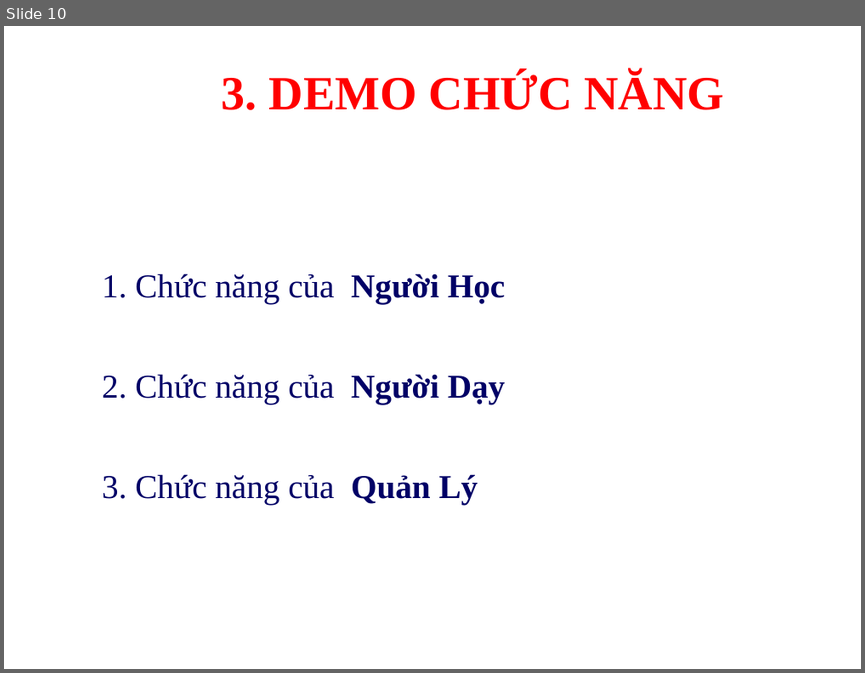
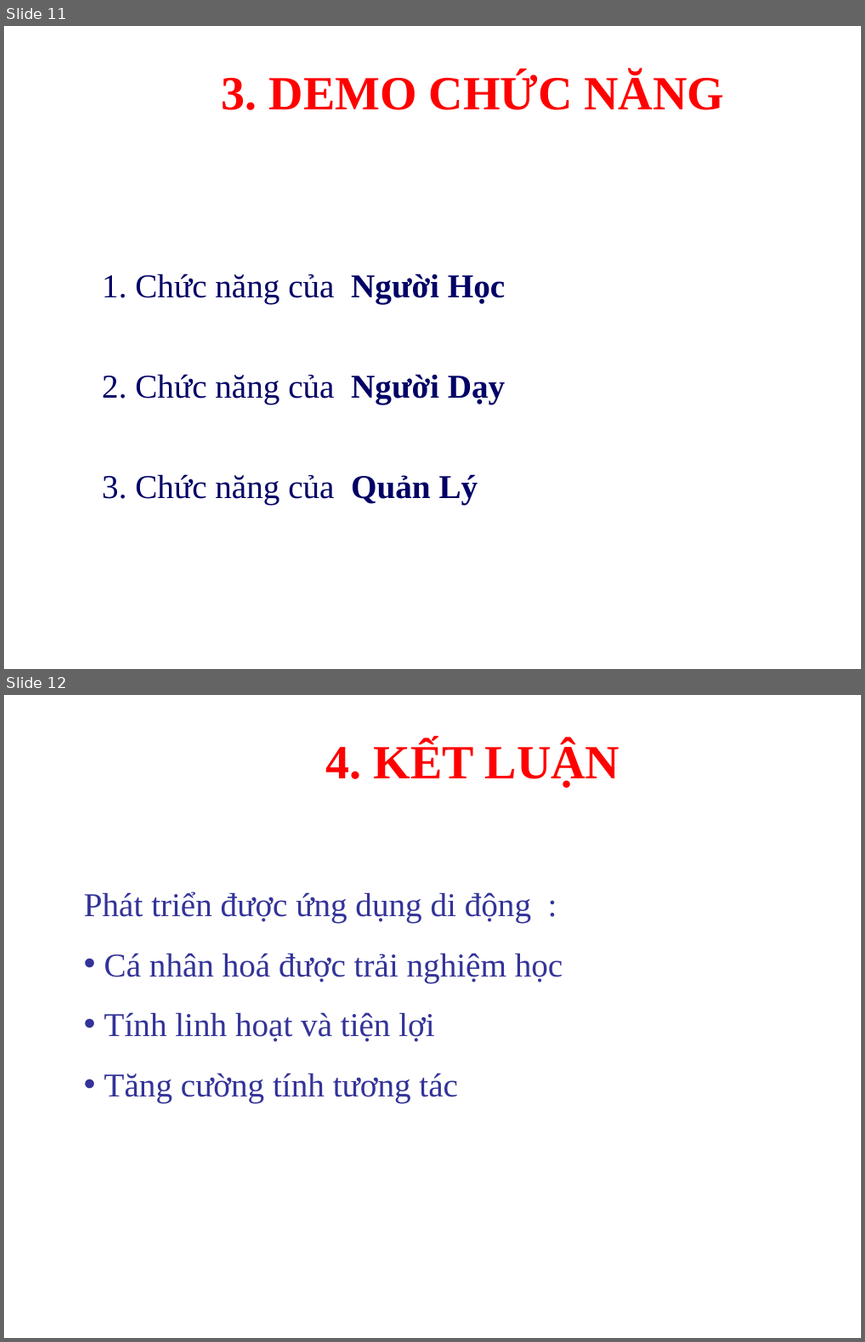
Before and after one commit to anhtan2223/FishLearning---Mobile-App, a slide deck: NLNganh.ppt. Shown one above the other, each under a label of ours: slide 10 before the commit, slides 11 and 12 after it. The pictures are 865x673 and 865x1342 pixels, drawn with LibreOffice and Linux fonts; fonts in the diff are those of the drawing; background and template pictures are left out. Boxes give left, top, right and bottom in pixels: in the first picture for what was removed or moved away, otherwise in the second. Text is boxed around its words. In the diff, an @@ line names an element or a change of style, - is before the commit and + after.

```diff
--- a/NLNganh.ppt
+++ b/NLNganh.ppt
@@ slide 12 added at box(4, 695, 861, 1338), background picture (left out) @@
@@ text added at box(326, 741, 620, 787), 40 pt, text #FF0000, bold @@
+4. KẾT LUẬN
@@ text added at box(84, 891, 563, 1102), 28 pt, text #333399 @@
+Phát triển được ứng dụng di động :
+• Cá nhân hoá được trải nghiệm học
+• Tính linh hoạt và tiện lợi
+• Tăng cường tính tương tác
@@ what was slide 10 is now slide 11 @@
```
Also in this commit, not shown: 7 slides changed, 1 other slide added, 1 slide removed, 37 other files.
